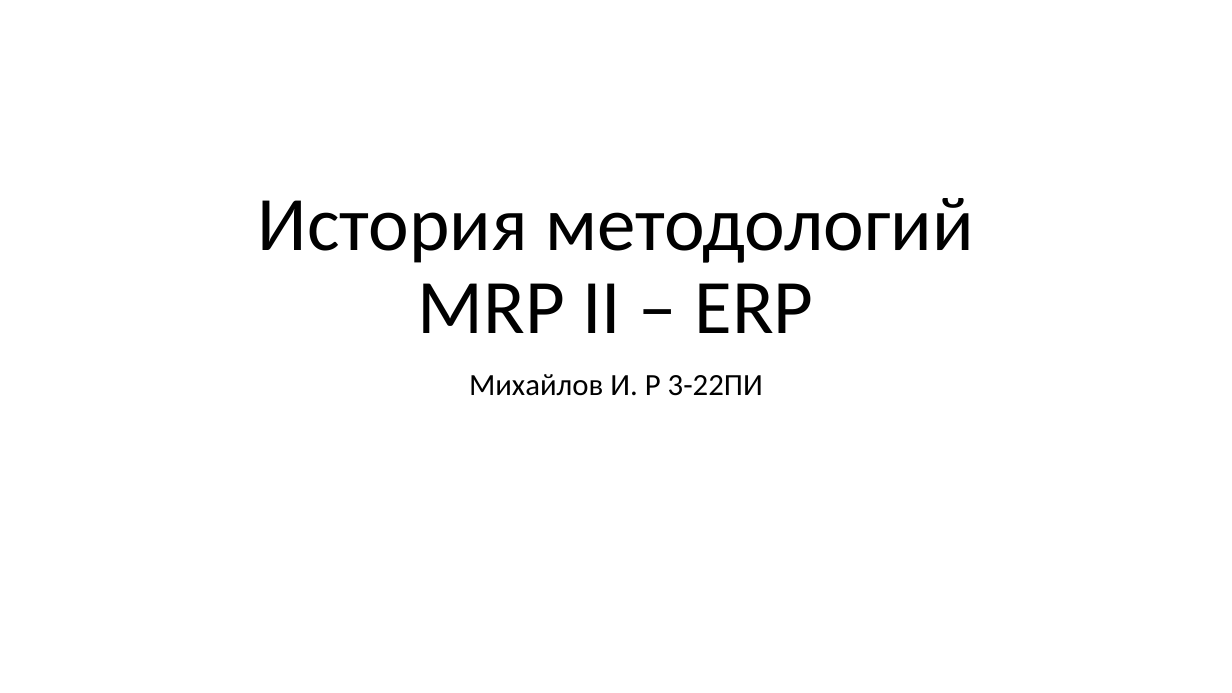
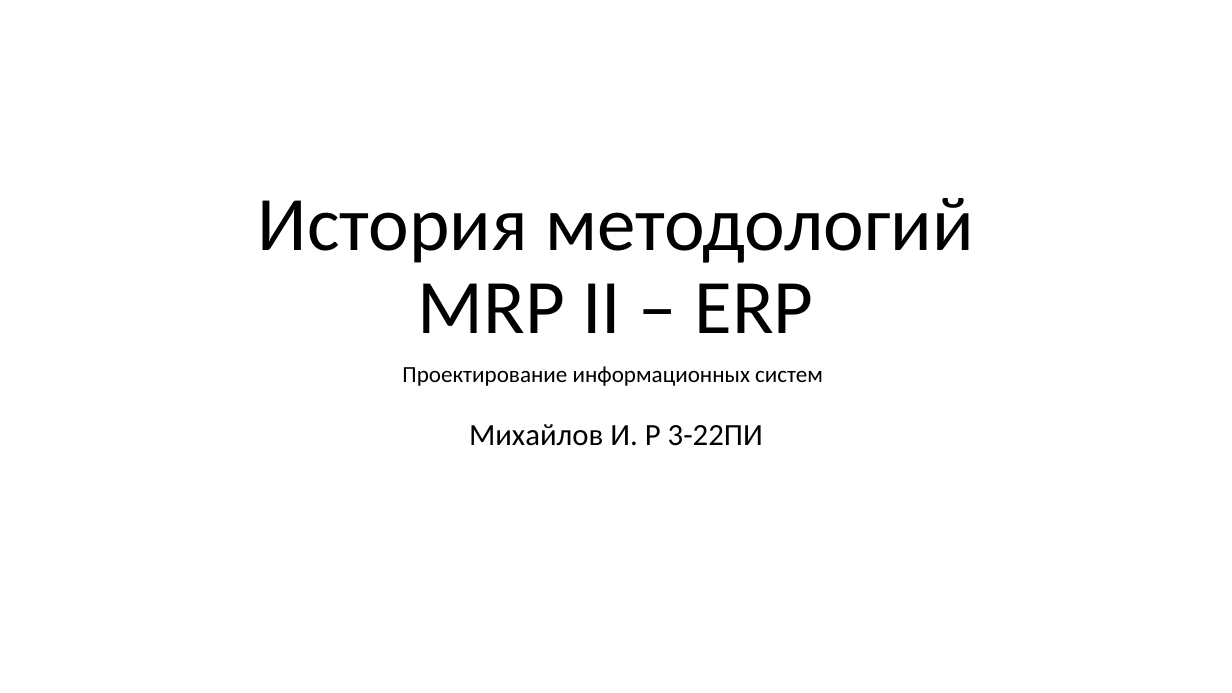
Before and after one commit to Microorcim/Study, a slide deck: slide 1 of 4 курс/Проектирование информационныхсистем/Презентация Microsoft PowerPoint.pptx. Drawn at 1232x693 pixels with LibreOffice and Linux fonts; fonts in the diff are those of the drawing. Boxes give left, top, right and bottom in pixels: in the first picture for what was removed or moved away, otherwise in the second. Text is boxed around its words. In the diff, an @@ line names an element or a change of style, - is before the commit and + after.

```diff
--- a/4 курс/Проектирование информационныхсистем/Презентация Microsoft PowerPoint.pptx
+++ b/4 курс/Проектирование информационныхсистем/Презентация Microsoft PowerPoint.pptx
@@ text added at bbox=[402, 366, 823, 386], 18 pt, text #000000 @@
+Проектирование информационных систем
@@ subtitle "Михайлов И. Р 3-22ПИ": place and size @@
-subtitle "Михайлов И. Р 3-22ПИ" at bbox=[469, 374, 763, 396]
+subtitle "Михайлов И. Р 3-22ПИ" at bbox=[469, 424, 763, 446]
```
Also in this commit, not shown: 3 other files.
